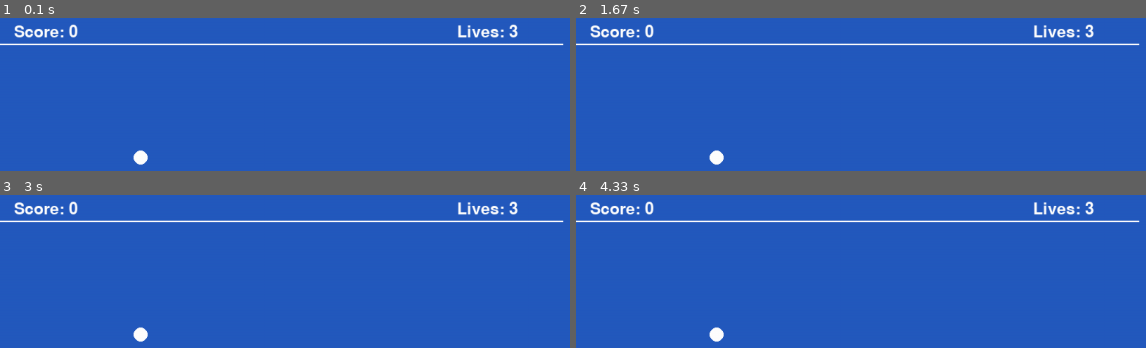
Above: before the commit, frames 1-4 (two rows, left to right).
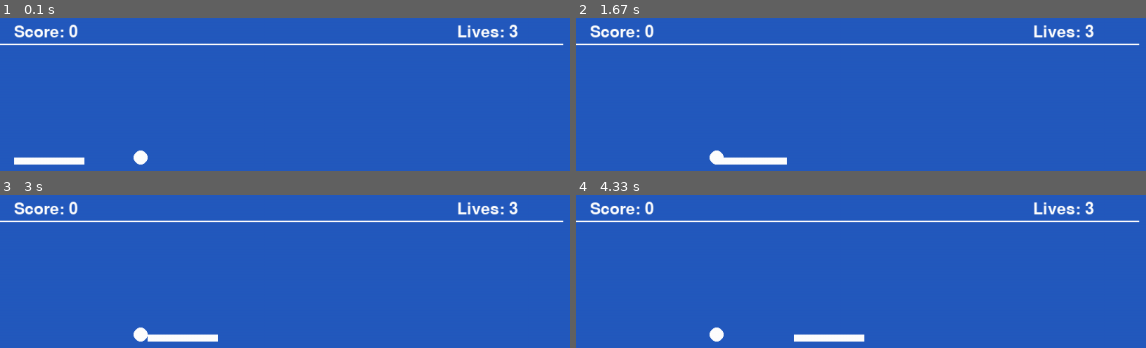
Above: after the commit, the same moments.

Repository: jmiko4/Pygame
Game: pygame game, started from game.py
Same seed, same stepped clock (60 frames per second), same inputs: the game is played once before the commit and once after it.
Inputs:
- Up to frame 1 (0.1 s): no input
- Up to frame 2 (1.67 s): hold Right 0.33-0.8 s; hold Right 0.83-1.3 s; hold Left from 1.33 s (still down)
- Up to frame 3 (3 s): release Left at 1.87 s; hold Left 1.9-2.3 s; hold Right 2.33-2.97 s
- Up to frame 4 (4.33 s): hold Left 3-3.47 s; hold Right 3.5-3.97 s; hold Right from 4 s (still down)

The runs differ from the first frame. In frame 1, 0.7% of the frame differs, in the area x 2-15%, y 90-97%; in frame 2, 0.6%; in frame 3, 0.7%; in frame 4, 0.7%.

Commit message:
paddle working

Diff:
--- a/game.py
+++ b/game.py
@@ -49,7 +49,9 @@
     for event in pygame.event.get(): # User did something
         if event.type == pygame.QUIT: # If user clicked close
               carryOn = False # Flag that we are done so we exit this loop
-
+        elif event.type==pygame.KEYDOWN:
+                if event.key==pygame.K_x: #Pressing the x Key will quit the game
+                     carryOn=False
     # --- Game logic should go here
 
     # --- Paddle key binding
@@ -69,6 +71,9 @@
     pygame.draw.line(screen, WHITE, [0, 38], [800, 38], 2)
     ball.draw(screen, WHITE)
 
+    #Now let's draw all the sprites in one go. (For now we only have 2 sprites!)
+    all_sprites_list.draw(screen)
+
     #Display the score and the number of lives at the top of the screen
     font = pygame.font.Font(None, 34)
     text = font.render("Score: " + str(score), 1, WHITE)
@@ -80,7 +85,7 @@
     pygame.display.flip()
 
     # --- Limit to 60 frames per second
-    clock.tick(FPS)
+    clock.tick(60)
 
 #Once we have exited the main program loop we can stop the game engine:
 pygame.quit()
